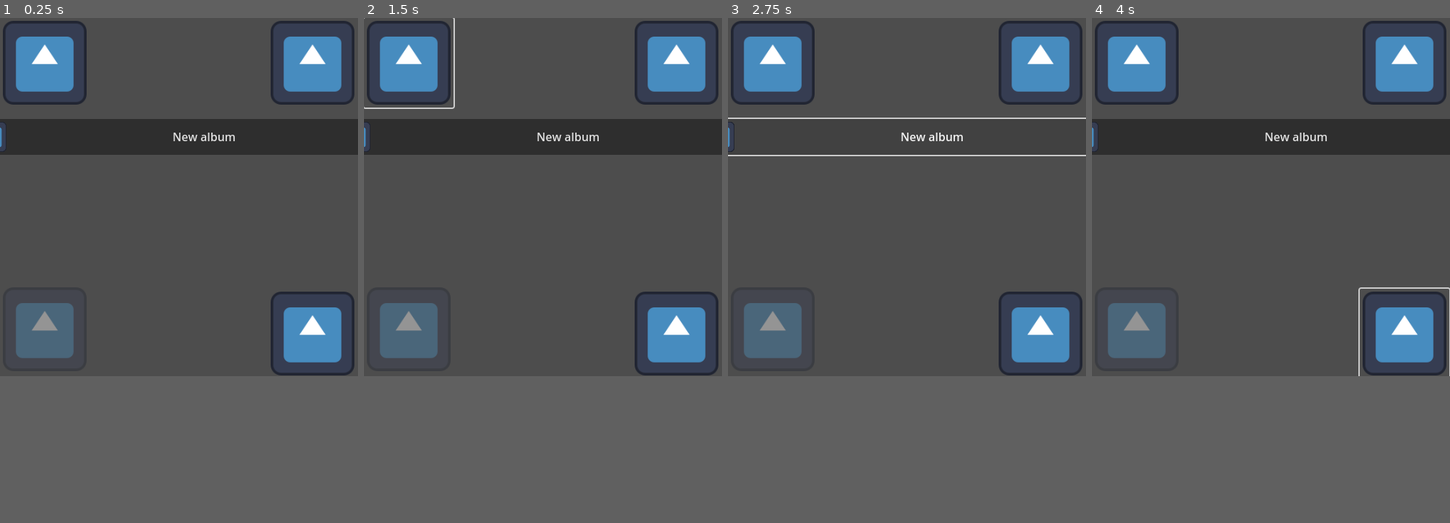
Above: before the commit, frames 1-4 (left to right).
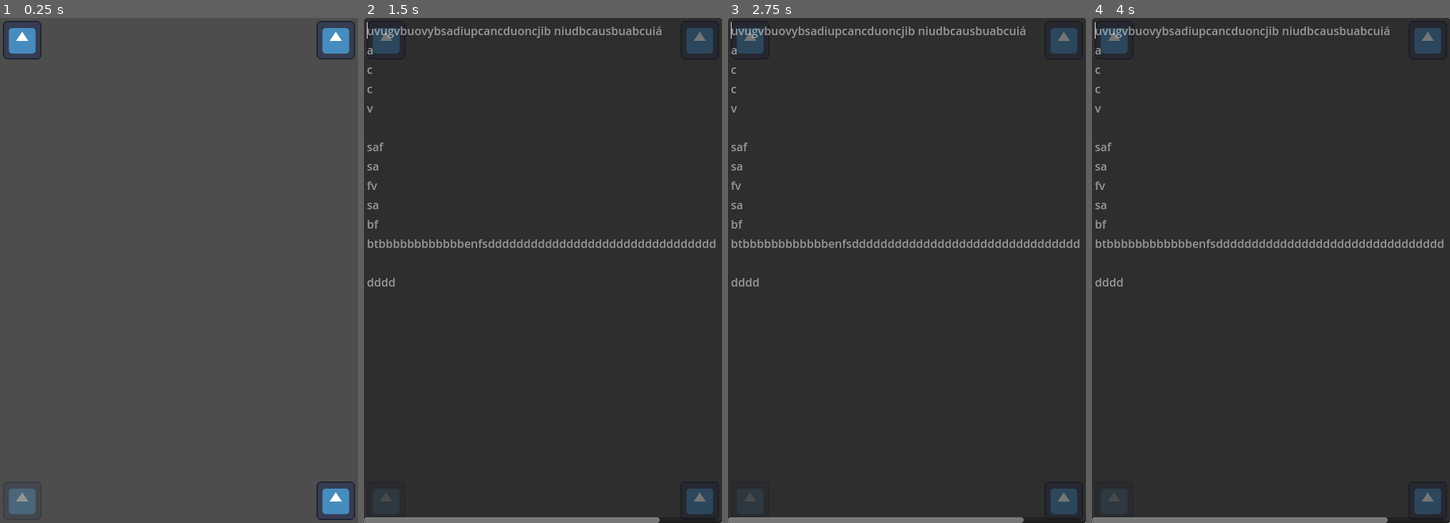
Above: after the commit, the same moments.

Repository: HazartD/Biblical-quotes
Game: Godot game, scene res://scene/Main_Menu.tscn
Same seed, same stepped clock (60 frames per second), same inputs: the game is played once before the commit and once after it. The engine's default icon, where the game draws it, is replaced by a stand-in: a white triangle on a blue panel in a dark square.
Inputs (mouse positions are in pixels of both pictures, inside the frame that each line leads up to; where the layout moved, square brackets give the same spot in the first picture):
- Up to frame 1 (0.25 s): no input
- Up to frame 2 (1.5 s): click (385, 33) at 0.52 s; click (406, 63) at 1.27 s
- Up to frame 3 (2.75 s): click (917, 139) at 2 s, where only the run before the commit has a clickable "New album"
- Up to frame 4 (4 s): click (1281, 139) at 2.75 s, where only the run before the commit has a clickable "New album"; click (1428, 361) [1403, 331] at 3.5 s
In our replay, the window is 500x500 before the commit and 500x705 after it. These sizes can differ from the game's own. Grey fills any space a smaller window leaves; there, only what the larger window draws over its background counts as a difference.

The runs differ from the first frame. In frame 1, 16% of the frame differs, in the area x 0-100%, y 0-100%; in frame 2, 63%; in frame 3, 63%; in frame 4, 63%.

Commit message:
Save and Load finished

Diff:
--- a/project.godot
+++ b/project.godot
@@ -17,14 +17,13 @@
 config/features=PackedStringArray("4.2", "GL Compatibility")
 config/icon="res://icon.svg"
 
-[autoload]
-
-Global="*res://script/global.gd"
-
 [display]
 
 window/size/viewport_width=500
-window/size/viewport_height=500
+window/size/viewport_height=705
+window/stretch/mode="viewport"
+window/stretch/aspect="expand"
+window/handheld/orientation=5
 
 [internationalization]
 
@@ -34,3 +33,4 @@
 
 renderer/rendering_method="gl_compatibility"
 renderer/rendering_method.mobile="gl_compatibility"
+textures/vram_compression/import_etc2_astc=true
--- a/scene/Main_Menu.tscn
+++ b/scene/Main_Menu.tscn
@@ -21,28 +21,20 @@
 anchor_top = 0.5
 anchor_right = 0.5
 anchor_bottom = 0.5
-offset_left = -287.0
-offset_top = -109.0
-offset_right = 313.0
-offset_bottom = 891.0
+offset_left = -188.0
+offset_top = -290.5
+offset_right = 188.0
+offset_bottom = 290.5
 grow_horizontal = 2
 grow_vertical = 2
-
-[node name="+" type="Button" parent="albumes"]
-custom_minimum_size = Vector2(0, 50)
-layout_mode = 2
-text = "New album"
-icon = ExtResource("3_slngf")
-expand_icon = true
 
 [node name="seleccionar" type="Button" parent="."]
 layout_mode = 1
 anchors_preset = 1
 anchor_left = 1.0
 anchor_right = 1.0
-offset_left = -126.0
-offset_right = -1.0
-offset_bottom = 125.0
+offset_left = -62.0
+offset_bottom = 62.0
 grow_horizontal = 0
 text = "poner de icono un el cuadrado con chek"
 icon = ExtResource("3_slngf")
@@ -51,26 +43,25 @@
 expand_icon = true
 
 [node name="crear album_cita" type="Button" parent="."]
+editor_description = "tal vez una cruz xd"
 layout_mode = 1
 anchors_preset = 3
 anchor_left = 1.0
 anchor_top = 1.0
 anchor_right = 1.0
 anchor_bottom = 1.0
-offset_left = -126.0
-offset_top = -122.0
-offset_right = -1.0
-offset_bottom = 3.0
+offset_left = -62.0
+offset_top = -62.0
 grow_horizontal = 0
 grow_vertical = 0
 icon = ExtResource("3_slngf")
 flat = true
 expand_icon = true
 
-[node name="configuraciones" type="Button" parent="."]
+[node name="configuraciones_volver" type="Button" parent="."]
 layout_mode = 1
-offset_right = 125.0
-offset_bottom = 125.0
+offset_right = 62.0
+offset_bottom = 62.0
 icon = ExtResource("3_slngf")
 flat = true
 expand_icon = true
@@ -80,9 +71,8 @@
 anchors_preset = 2
 anchor_top = 1.0
 anchor_bottom = 1.0
-offset_top = -128.0
-offset_right = 125.0
-offset_bottom = -3.0
+offset_top = -62.0
+offset_right = 62.0
 grow_vertical = 0
 disabled = true
 icon = ExtResource("3_slngf")
@@ -92,10 +82,16 @@
 [node name="Citas" type="VBoxContainer" parent="."]
 visible = false
 layout_mode = 1
-anchors_preset = 15
-anchor_right = 1.0
-anchor_bottom = 1.0
+anchors_preset = 8
+anchor_left = 0.5
+anchor_top = 0.5
+anchor_right = 0.5
+anchor_bottom = 0.5
+offset_left = -188.0
+offset_top = -290.5
+offset_right = 188.0
+offset_bottom = 290.5
 grow_horizontal = 2
 grow_vertical = 2
 
-[connection signal="button_down" from="albumes/+" to="." method="_on__button_down"]
+[connection signal="button_down" from="configuraciones_volver" to="." method="_on_configuraciones_volver_button_down"]
--- a/scene/cita.tscn
+++ b/scene/cita.tscn
@@ -9,8 +9,9 @@
 @onready var v_i=$HBoxContainer/verse_i
 @onready var v_f=$HBoxContainer/verse_f
 @onready var cita=$Label
+@onready var note=$note
 func update_cita_text()->void:cita.text=book.text+\" \"+cap.text+\":\"+v_i.text+\"-\"+v_f.text
-func _ready():for i in 72:book.add_item(str(i))
+func _ready()->void:for i in 72:book.add_item(str(i))
 "
 
 [node name="Cita" type="VBoxContainer"]
@@ -19,18 +20,20 @@
 anchor_bottom = 1.0
 grow_horizontal = 2
 grow_vertical = 2
+size_flags_horizontal = 3
+size_flags_vertical = 3
 script = SubResource("GDScript_8dvgu")
 
 [node name="Label" type="Label" parent="."]
 layout_mode = 2
 size_flags_vertical = 3
-size_flags_stretch_ratio = 0.7
+size_flags_stretch_ratio = 0.5
 theme_override_font_sizes/font_size = 40
 
 [node name="HBoxContainer" type="HBoxContainer" parent="."]
 layout_mode = 2
 size_flags_vertical = 3
-size_flags_stretch_ratio = 0.8
+size_flags_stretch_ratio = 0.5
 
 [node name="book" type="OptionButton" parent="HBoxContainer"]
 layout_mode = 2
@@ -61,7 +64,7 @@
 placeholder_text = "FV"
 virtual_keyboard_type = 2
 
-[node name="TextEdit" parent="." instance=ExtResource("1_hxkrr")]
+[node name="note" parent="." instance=ExtResource("1_hxkrr")]
 layout_mode = 2
 size_flags_vertical = 3
 size_flags_stretch_ratio = 3.5
--- /dev/null
+++ b/scene/config.tscn
@@ -0,0 +1,31 @@
+[gd_scene format=3 uid="uid://bkytg8yg2qwdn"]
+
+[node name="config" type="Control"]
+layout_mode = 3
+anchors_preset = 15
+anchor_right = 1.0
+anchor_bottom = 1.0
+grow_horizontal = 2
+grow_vertical = 2
+
+[node name="TextEdit" type="TextEdit" parent="."]
+layout_mode = 1
+anchors_preset = 15
+anchor_right = 1.0
+anchor_bottom = 1.0
+grow_horizontal = 2
+grow_vertical = 2
+placeholder_text = "uvugvbuovybsadiupcancduoncjib niudbcausbuabcuiá
+a
+c
+c
+v
+
+saf
+sa
+fv
+sa
+bf
+btbbbbbbbbbbbbenfsdddddddddddddddddddddddddddddddddddddddddd
+
+dddd"
--- a/scene/create_album_file.tscn
+++ /dev/null
@@ -1,11 +0,0 @@
-[gd_scene format=3 uid="uid://48tw2r53aibh"]
-
-[node name="create_album_file" type="Control"]
-layout_mode = 3
-anchors_preset = 8
-anchor_left = 0.5
-anchor_top = 0.5
-anchor_right = 0.5
-anchor_bottom = 0.5
-grow_horizontal = 2
-grow_vertical = 2
--- a/scene/new_album.tscn
+++ b/scene/new_album.tscn
@@ -9,9 +9,9 @@
 anchor_top = 0.5
 anchor_right = 0.5
 anchor_bottom = 0.5
-offset_left = -304.0
+offset_left = -229.0
 offset_top = -182.5
-offset_right = 304.0
+offset_right = 229.0
 offset_bottom = 182.5
 grow_horizontal = 2
 grow_vertical = 2
@@ -28,8 +28,6 @@
 offset_top = -92.5
 offset_right = 224.5
 offset_bottom = 92.5
-grow_horizontal = 2
-grow_vertical = 2
 placeholder_text = "NFA"
 max_limit = 5000
 
@@ -38,10 +36,10 @@
 anchors_preset = 5
 anchor_left = 0.5
 anchor_right = 0.5
-offset_left = -252.5
-offset_top = 50.5
-offset_right = 252.5
-offset_bottom = 81.5
+offset_left = -224.0
+offset_top = 51.0
+offset_right = 225.0
+offset_bottom = 82.0
 grow_horizontal = 2
 placeholder_text = "NFN"
 max_length = 100
--- a/scene/text_edit.tscn
+++ b/scene/text_edit.tscn
@@ -5,14 +5,17 @@
 @export_enum(\"ALBUM_ASTRAC:5000\",\"ENTRY_NOTE:2500\") var max_limit:int=2500
 var current_text
 
-func _on_text_changed():
+func _on_text_changed()->void:
 	if text.length()>max_limit:
 		text=text.substr(0,max_limit)
 "
 
 [node name="TextEdit" type="TextEdit"]
-offset_right = 8.0
-offset_bottom = 8.0
+anchors_preset = 15
+anchor_right = 1.0
+anchor_bottom = 1.0
+grow_horizontal = 2
+grow_vertical = 2
 wrap_mode = 1
 autowrap_mode = 1
 script = SubResource("GDScript_gudgx")
--- a/script/global.gd
+++ /dev/null
@@ -1,6 +0,0 @@
-extends Node
-const MAX_ALBUM_NAME_LENGTH=100
-const MAX_ENTRY_NAME_LENGTH=100
-const DIR="user://"
-var actual_album:Dictionary={}
-var last_album:Dictionary={}
--- a/script/main_menu.gd
+++ b/script/main_menu.gd
@@ -1,41 +1,75 @@
 extends Control
 const album=preload("res://scene/album.tscn")
 const cita=preload("res://scene/cita.tscn")
+const DIR="user://"
 @onready var album_list=$albumes
-@onready var new_album=$"albumes/+"
 @onready var citas=$Citas
 var con=ConfigFile.new()
-func _ready():
-	for i in DirAccess.get_files_at(Global.DIR):
+var actual:String
+func _ready()->void:
+	for i in DirAccess.get_files_at(DIR):
 		var new=album.instantiate()
 		new.text=i.erase(i.length()-4,4)
 		new.connect("select",open_album)
 		album_list.add_child(new)
 	#con.set_value("1","book","Gn")
 
-func open_album(_name:String):
-	Global.last_album=Global.actual_album.duplicate()
-	con.load("user://"+_name+".ini")
+func open_album(_name:String)->void:
+	var nam=DIR+_name+".ini"
+	if nam==actual:
+		citas.show()
+		album_list.hide()
+		print("ya estaba")
+		return
+	var err=con.load(nam)
+	if err!=OK:return
 	var entries=con.get_sections()
 	if !entries.is_empty():
 		entries.remove_at(0)
-		var dic_entries:Dictionary={}#si es encesario, que haga fill(entries.size()) y solo se igualen
-		var ind:int=0
 		for i in entries:
-			dic_entries[ind]=[]
-			dic_entries[ind]+=[con.get_value(i,"book")]
-			dic_entries[ind]+=[con.get_value(i,"chapter")]
-			dic_entries[ind]+=[con.get_value(i,"initialverse")]
-			dic_entries[ind]+=[con.get_value(i,"finalverse")]
-			dic_entries[ind]+=[con.get_value(i,"note")]
-			ind+=1
-		Global.actual_album=dic_entries
+			var new=cita.instantiate()
+			citas.add_child(new)
+			new.book.text=con.get_value(i,"book")
+			new.cap.text=str(con.get_value(i,"chapter"))
+			new.v_i.text=str(con.get_value(i,"initialverse"))
+			new.v_f.text=str(con.get_value(i,"finalverse"))
+			new.note.text=str(con.get_value(i,"note"))
+			new.update_cita_text()
+		citas.show()
+		album_list.hide()
+		actual=nam
+		print("se cargo")
 
-
-
-func _on__button_down():
-	pass # Replace with function body.
-
-func dis_seleccion_mode():
-	new_album.disabled=false
-	for i in new_album.get_parent().get_children(): if i.has_signal("select"):i.connect("select",open_album)
+func dis_seleccion_mode()->void:for i in album_list.get_children(): if i.has_signal("select"):i.connect("select",open_album)
+func _on_configuraciones_volver_button_down()->void:
+	if citas.visible:
+		citas.hide()
+		album_list.show()
+		save_con()
+	else:
+		var conf=load("res://scene/config.tscn")
+		var confi=conf.instantiate()
+		add_child(confi)
+func save_con()->void:
+	var changed=false
+	for i in citas.get_child_count():
+		var data=citas.get_child(i)
+		if con.get_value(str(i),"book")!=data.book.text:
+			con.set_value(str(i),"book",data.book.text)
+			changed=true
+		if str(con.get_value(str(i),"chapter"))!=data.cap.text:
+			con.set_value(str(i),"chapter",data.cap.text)
+			changed=true
+		if str(con.get_value(str(i),"initialverse"))!=data.v_i.text:
+			con.set_value(str(i),"initialverse",data.v_i.text)
+			changed=true
+		if str(con.get_value(str(i),"finalverse"))!=data.v_f.text:
+			con.set_value(str(i),"finalverse",data.v_f.text)
+			changed=true
+		if str(con.get_value(str(i),"note"))!=data.note.text:
+			con.set_value(str(i),"note",data.note.text)
+			changed=true
+	if changed:
+		con.save(actual)
+		print("guardo")
+	else:print("no se guardo")
--- a/script/new_album.gd
+++ b/script/new_album.gd
@@ -1,5 +1,5 @@
 extends Panel
-func _on_button_button_down():
+func _on_button_button_down()->void:
 	var con=ConfigFile.new()
 	con.set_value("DATA","NAME",$name.text)
 	con.set_value("DATA","ASTRAC",$descripcion.text)
Not shown, changed: .gitignore
